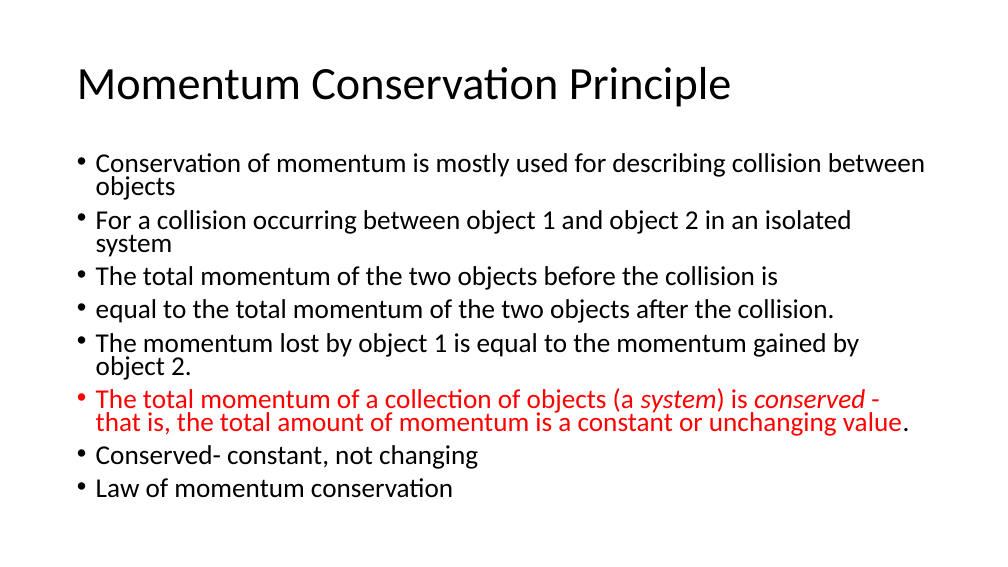
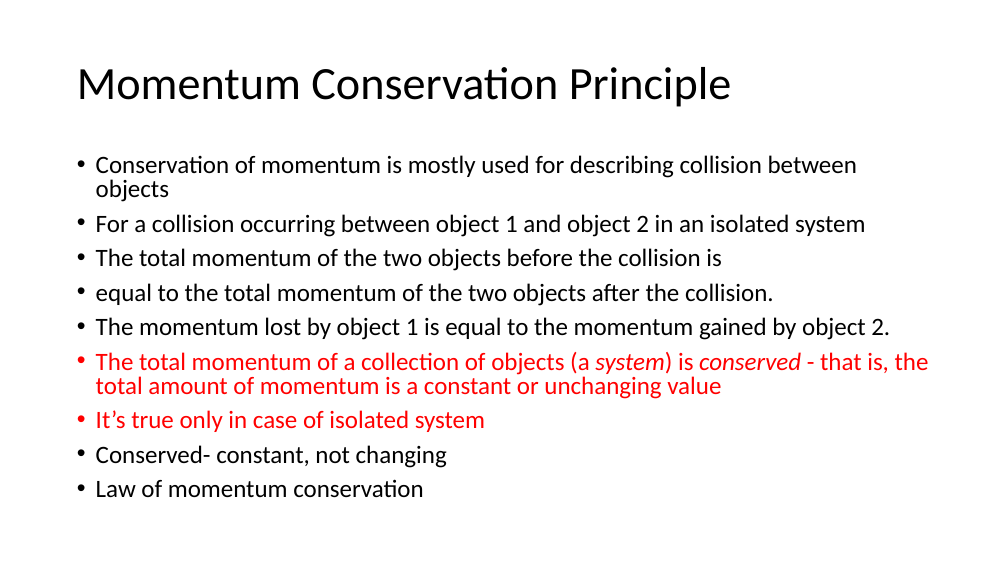
Before and after one commit to acsabai/acsabai.github.io, a slide deck: slide 8 of classes/Physics9ab/downloads/Momentum.pptx. Drawn at 1008x567 pixels with LibreOffice and Linux fonts; fonts in the diff are those of the drawing. Boxes give left, top, right and bottom in pixels: in the first picture for what was removed or moved away, otherwise in the second. Text is boxed around its words. In the diff, an @@ line names an element or a change of style, - is before the commit and + after.

```diff
--- a/classes/Physics9ab/downloads/Momentum.pptx
+++ b/classes/Physics9ab/downloads/Momentum.pptx
@@ text at [96, 155, 890, 498]: size 25.9 to 23.8 pt in "Conservation of momentum is mostly used for ...", "For a collision occurring between object 1 ...", "The total momentum of the two objects ...", "equal to the total momentum of the ..." and 3 more places; line spacing 0.7 to 0.8 @@
@@ text at [96, 352, 929, 432]: text changed; size 25.9 to 23.8 pt @@
-• The total momentum of a collection of objects (a system) is conserved - that is, the total amount of momentum is a constant or unchanging value.
+• The total momentum of a collection of objects (a system) is conserved - that is, the total amount of momentum is a constant or unchanging value
+• It’s true only in case of isolated system
```
Also in this commit, not shown: 2 slides added.
